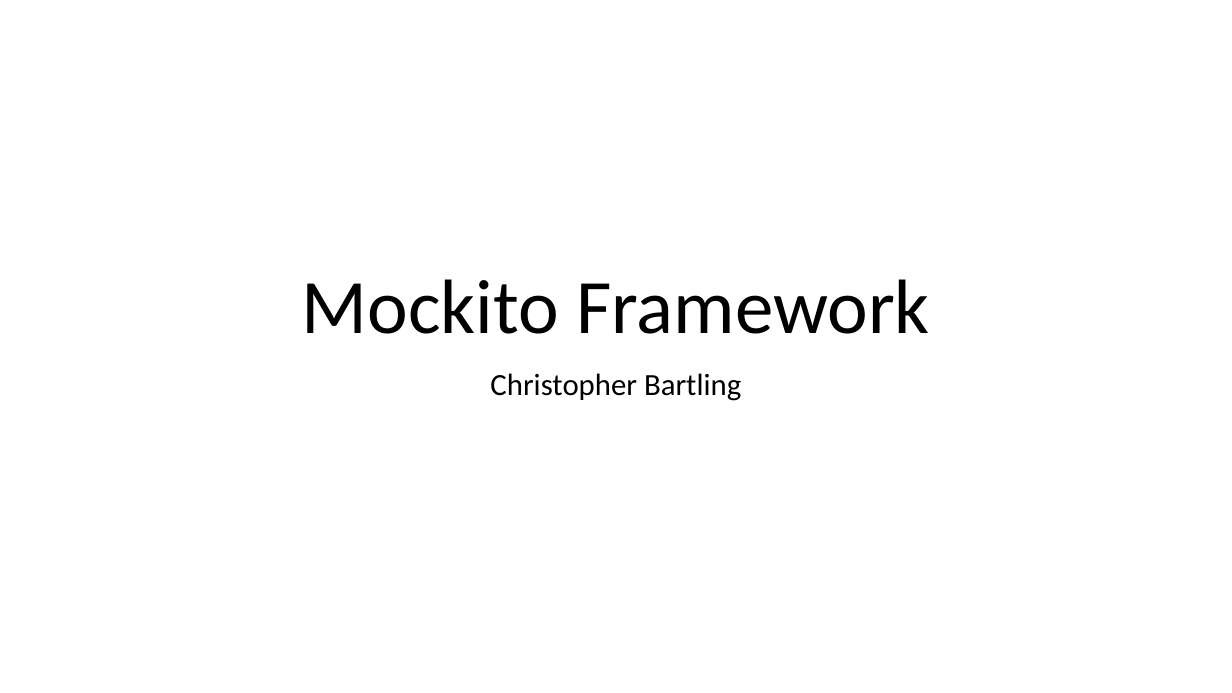
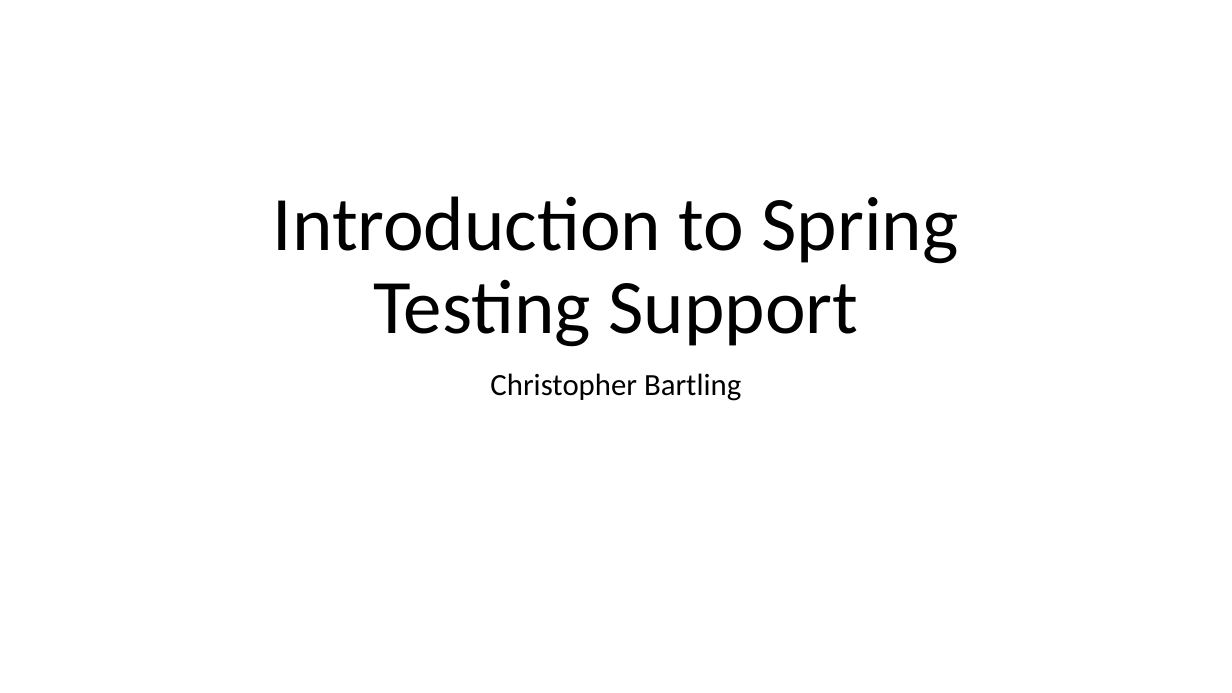
Before and after one commit to cebartling/test-driven, a slide deck: slide 1 of presentations/Introduction to Spring Framework Testing.pptx. Drawn at 1232x693 pixels with LibreOffice and Linux fonts; fonts in the diff are those of the drawing. Boxes give left, top, right and bottom in pixels: in the first picture for what was removed or moved away, otherwise in the second. Text is boxed around its words. In the diff, an @@ line names an element or a change of style, - is before the commit and + after.

Commit message:
Introduction to Spring Testing Support

```diff
--- a/presentations/Introduction to Spring Framework Testing.pptx
+++ b/presentations/Introduction to Spring Framework Testing.pptx
@@ title at (273,196,959,347): text changed @@
-Mockito Framework
+Introduction to Spring Testing Support
```
Also in this commit, not shown: 4 slides added, 4 slides removed.
